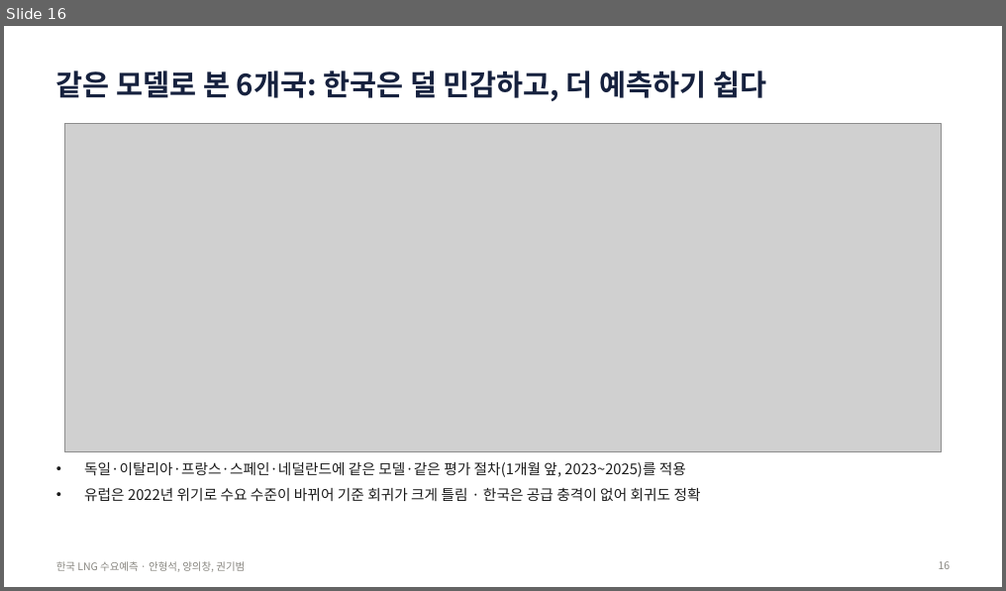
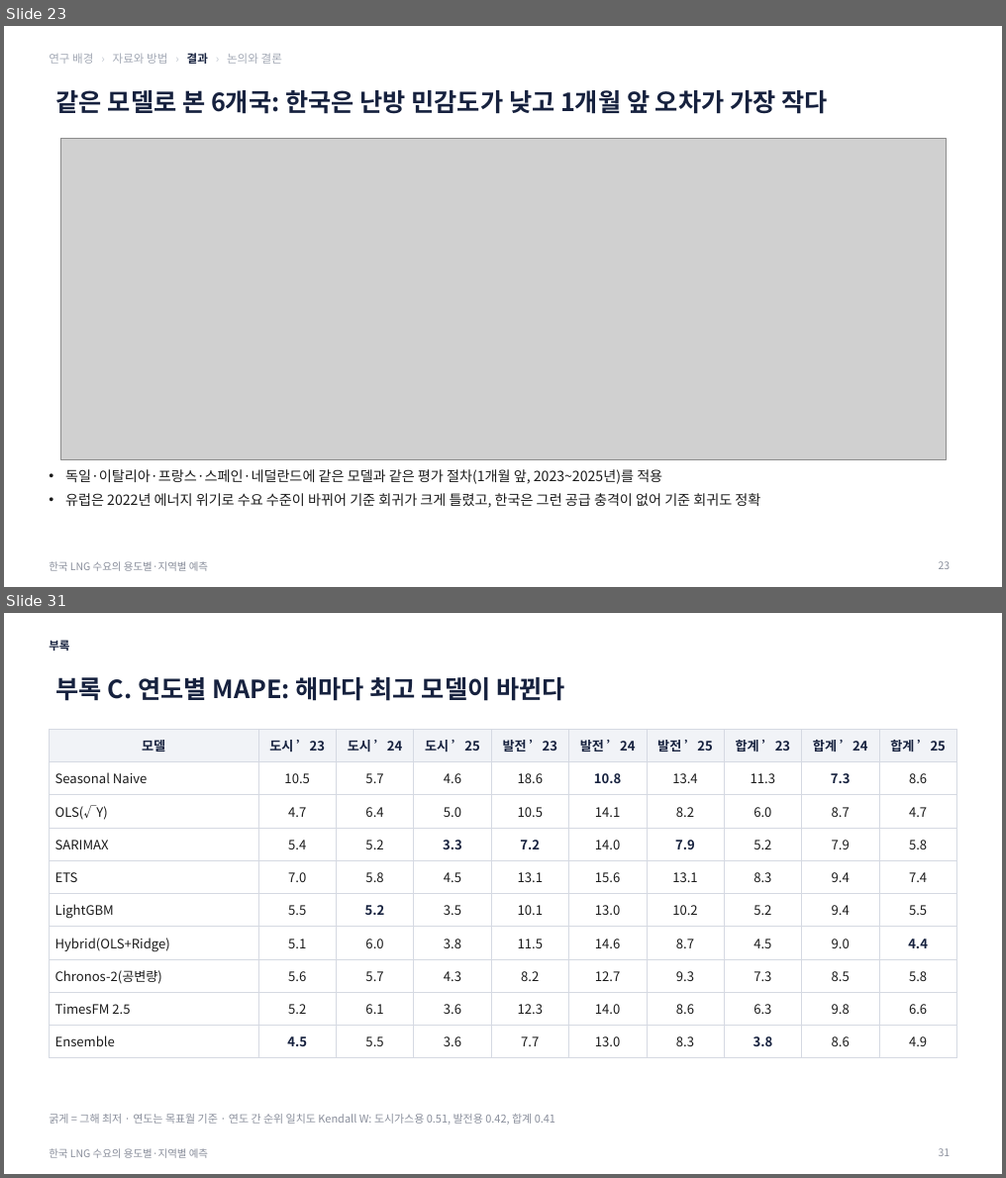
Before and after one commit to seoki0804/LNG_D_F, a slide deck: korea/report/한국_LNG_수요예측_발표.pptx. Shown one above the other, each under a label of ours: slide 16 before the commit, slides 23 and 31 after it; the slides between them are not shown. The pictures are 1006x591 and 1006x1178 pixels, drawn with LibreOffice and Linux fonts; fonts in the diff are those of the drawing; grey boxes stand for pictures. Boxes give left, top, right and bottom in pixels: in the first picture for what was removed or moved away, otherwise in the second. Text is boxed around its words. In the diff, an @@ line names an element or a change of style, - is before the commit and + after.

```diff
--- a/korea/report/한국_LNG_수요예측_발표.pptx
+++ b/korea/report/한국_LNG_수요예측_발표.pptx
@@ slide 31 added at (4, 613, 1002, 1174), background #FFFFFF; not listed: 1 template element that a slide beside it also shows @@
@@ text added at (49, 640, 69, 651), 11 pt, text #16213E, bold @@
+부록
@@ title added at (56, 677, 565, 701), 24 pt, text #16213E, bold @@
+부록 C. 연도별 MAPE: 해마다 최고 모델이 바뀐다
@@ table added at (49, 729, 959, 1051), 10 rows, 10 columns @@
+모델 | 도시 ’23 | 도시 ’24 | 도시 ’25 | 발전 ’23 | 발전 ’24 | 발전 ’25 | 합계 ’23 | 합계 ’24 | 합계 ’25
+Seasonal Naive | 10.5 | 5.7 | 4.6 | 18.6 | 10.8 | 13.4 | 11.3 | 7.3 | 8.6
+OLS(√Y) | 4.7 | 6.4 | 5.0 | 10.5 | 14.1 | 8.2 | 6.0 | 8.7 | 4.7
+SARIMAX | 5.4 | 5.2 | 3.3 | 7.2 | 14.0 | 7.9 | 5.2 | 7.9 | 5.8
+ETS | 7.0 | 5.8 | 4.5 | 13.1 | 15.6 | 13.1 | 8.3 | 9.4 | 7.4
+LightGBM | 5.5 | 5.2 | 3.5 | 10.1 | 13.0 | 10.2 | 5.2 | 9.4 | 5.5
+Hybrid(OLS+Ridge) | 5.1 | 6.0 | 3.8 | 11.5 | 14.6 | 8.7 | 4.5 | 9.0 | 4.4
+Chronos-2(공변량) | 5.6 | 5.7 | 4.3 | 8.2 | 12.7 | 9.3 | 7.3 | 8.5 | 5.8
+TimesFM 2.5 | 5.2 | 6.1 | 3.6 | 12.3 | 14.0 | 8.6 | 6.3 | 9.8 | 6.6
+Ensemble | 4.5 | 5.5 | 3.6 | 7.7 | 13.0 | 8.3 | 3.8 | 8.6 | 4.9
@@ text added at (49, 1114, 555, 1125), 10.5 pt, text #8A8F9C @@
+굵게 = 그해 최저 · 연도는 목표월 기준 · 연도 간 순위 일치도 Kendall W: 도시가스용 0.51, 발전용 0.42, 합계 0.41
@@ page number added at (939, 1149, 950, 1157), 10 pt, text #8A8F9C @@
+31
@@ what was slide 16 is now slide 23 @@
@@ slide 23 changed as well @@
@@ text added at (49, 53, 282, 64), 11 pt, text #A3A9B5 @@
+연구 배경 › 자료와 방법 › 결과 › 논의와 결론
@@ title at (56, 90, 827, 114): text changed; size 28 to 24 pt @@
-같은 모델로 본 6개국: 한국은 덜 민감하고, 더 예측하기 쉽다
+같은 모델로 본 6개국: 한국은 난방 민감도가 낮고 1개월 앞 오차가 가장 작다
@@ picture: place and size @@
-picture at (64, 123, 942, 453)
+picture at (60, 138, 945, 461)
@@ text at (65, 470, 760, 508): text changed; size 14 to 13.5 pt @@
-• 독일·이탈리아·프랑스·스페인·네덜란드에 같은 모델·같은 평가 절차(1개월 앞, 2023~2025)를 적용
-• 유럽은 2022년 위기로 수요 수준이 바뀌어 기준 회귀가 크게 틀림 · 한국은 공급 충격이 없어 회귀도 정확
+• 독일·이탈리아·프랑스·스페인·네덜란드에 같은 모델과 같은 평가 절차(1개월 앞, 2023~2025년)를 적용
+• 유럽은 2022년 에너지 위기로 수요 수준이 바뀌어 기준 회귀가 크게 틀렸고, 한국은 그런 공급 충격이 없어 기준 회귀도 정확
@@ text at (49, 562, 208, 571): text changed; text colour #898781 to #8A8F9C @@
-한국 LNG 수요예측 · 안형석, 양의창, 권기범
+한국 LNG 수요의 용도별·지역별 예측
@@ page number at (939, 562, 950, 570): text changed; text colour #898781 to #8A8F9C @@
-16
+23
```
Also in this commit, not shown: 8 other slides changed, 23 other slides added, 10 slides removed, 30 other files.
